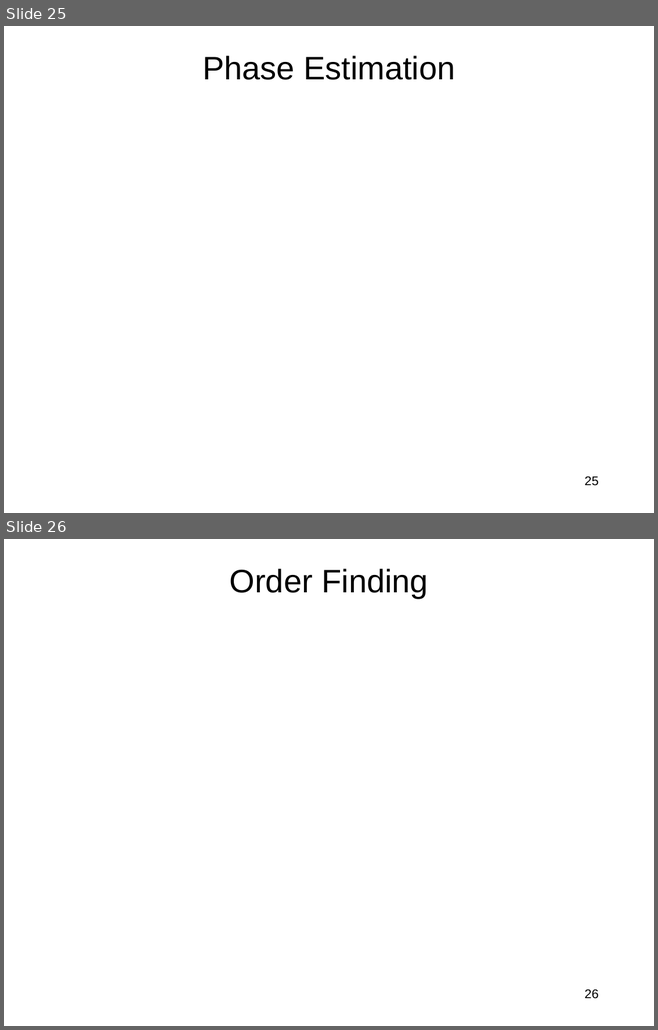
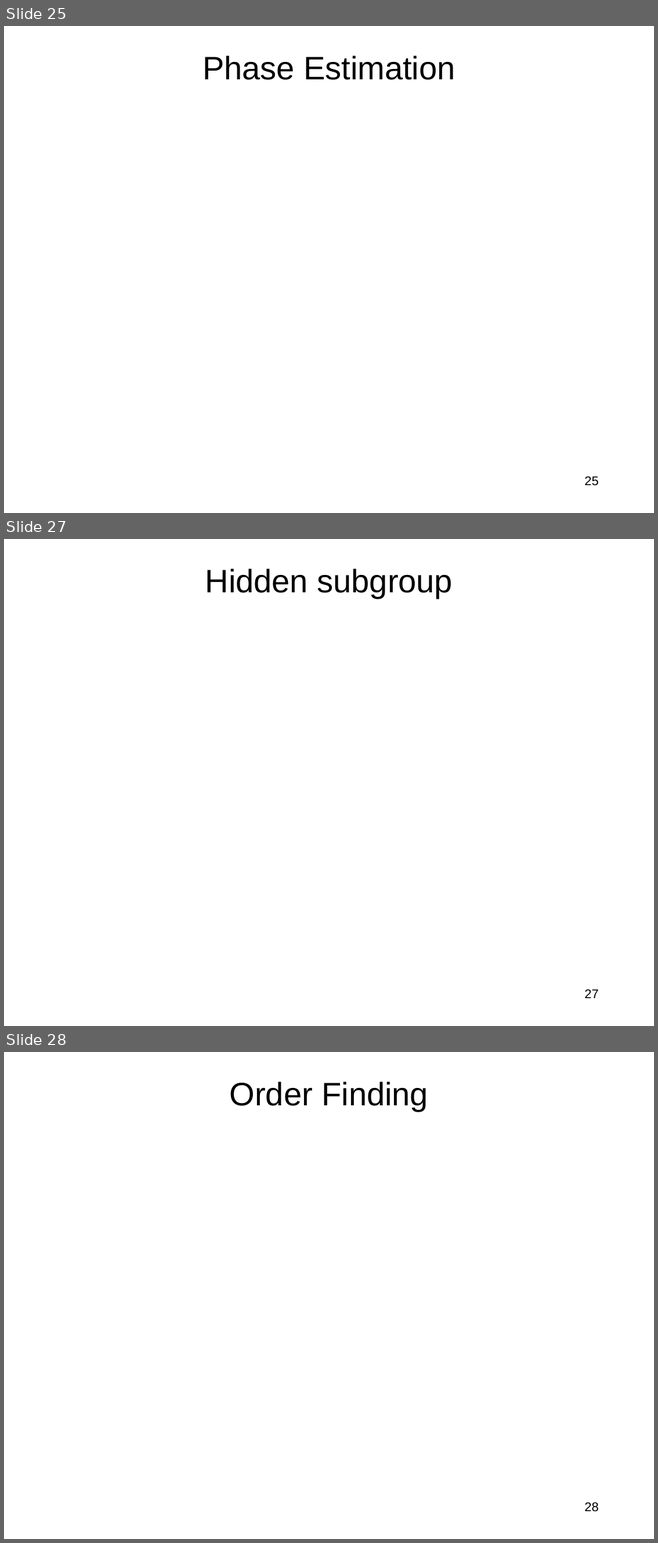
Before and after one commit to jlmucb/class_notes, a slide deck: BerkeleyClass/CS290Spring2013/Lectures/QC.pptx. Shown one above the other, each under a label of ours: slides 25 and 26 before the commit, slides 25, 27 and 28 after it; the slides between them are not shown. The pictures are 658x1030 and 658x1543 pixels, drawn with LibreOffice and Linux fonts; fonts in the diff are those of the drawing; grey boxes stand for pictures. Boxes give left, top, right and bottom in pixels: in the first picture for what was removed or moved away, otherwise in the second. Text is boxed around its words. In the diff, an @@ line names an element or a change of style, - is before the commit and + after.

```diff
--- a/BerkeleyClass/CS290Spring2013/Lectures/QC.pptx
+++ b/BerkeleyClass/CS290Spring2013/Lectures/QC.pptx
@@ slide 27 added at [4,539,654,1026], background #FFFFFF @@
@@ title added at [205,569,452,598], 36 pt, text #000000 @@
+Hidden subgroup
@@ page number added at [584,989,598,998], 14 pt, text #000000 @@
+27
@@ what was slide 26 is now slide 28 @@
@@ page number at [584,1502,598,1512]: text changed @@
-26
+28
```
Also in this commit, not shown: 6 slides changed, 6 other slides added, 4 slides removed.
